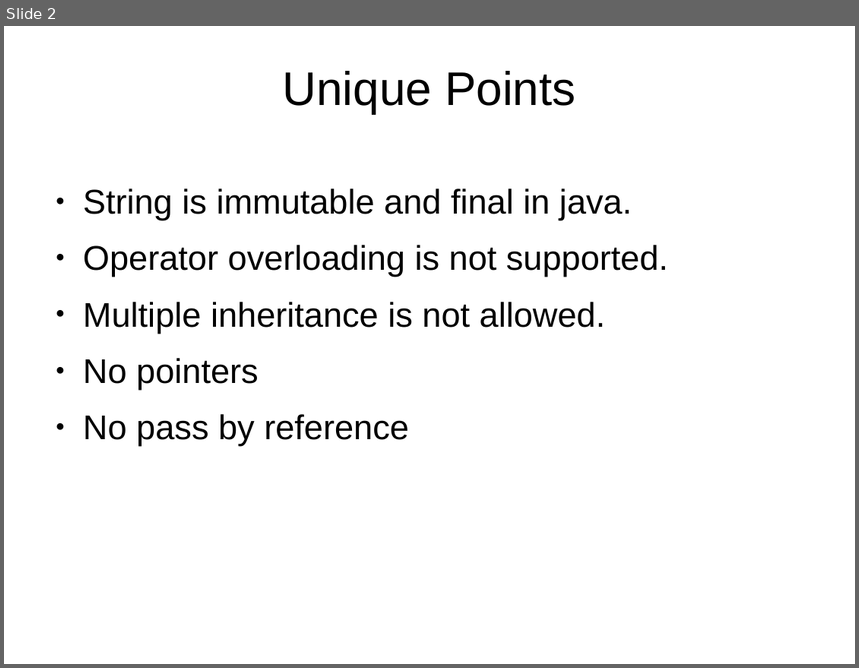
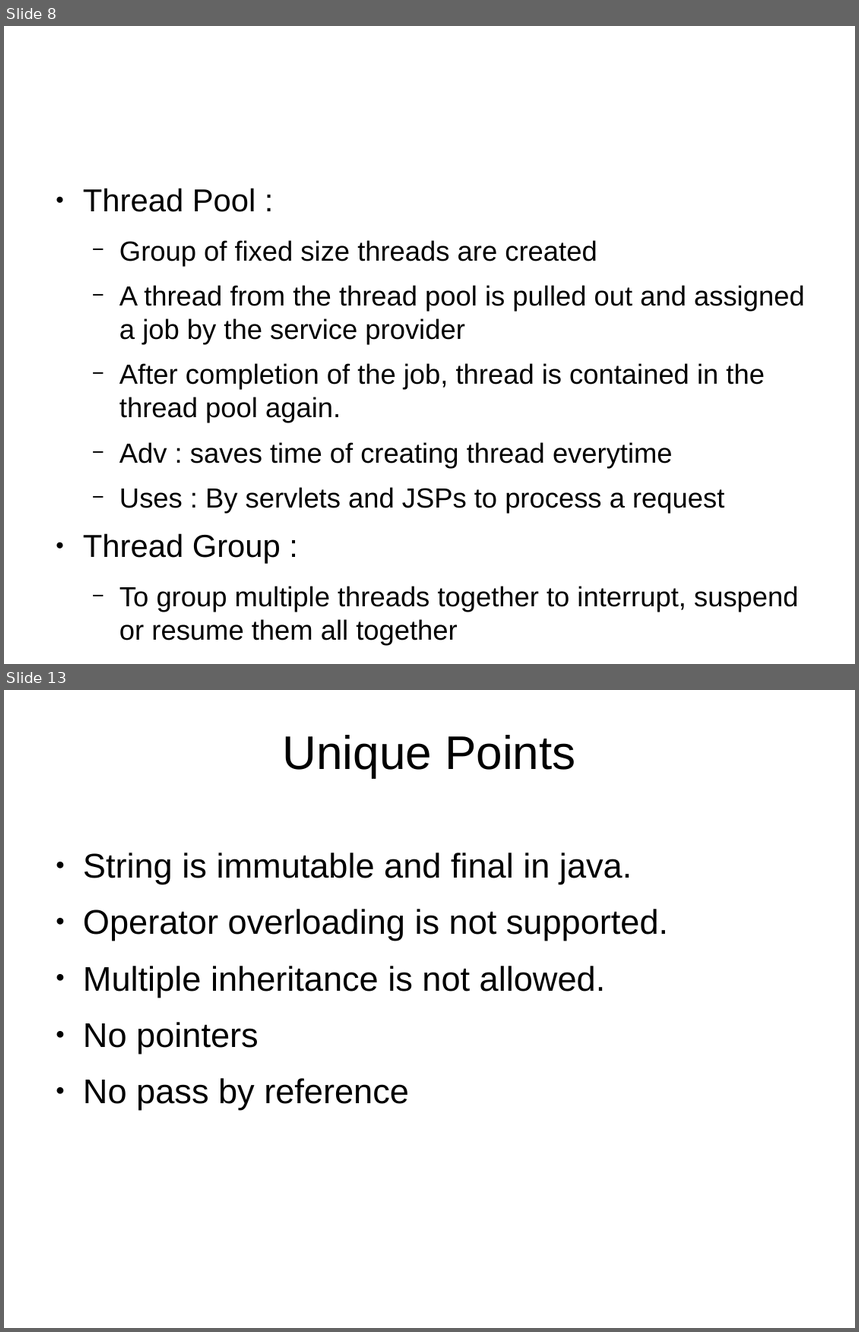
Before and after one commit to tanmayrajani/Internship_PreWork, a slide deck: Java/Java_Notes.odp. Shown one above the other, each under a label of ours: slide 2 before the commit, slides 8 and 13 after it; the slides between them are not shown. The pictures are 859x668 and 859x1332 pixels, drawn with LibreOffice and Linux fonts; fonts in the diff are those of the drawing; background and template pictures are left out. Boxes give left, top, right and bottom in pixels: in the first picture for what was removed or moved away, otherwise in the second. Text is boxed around its words. In the diff, an @@ line names an element or a change of style, - is before the commit and + after.

```diff
--- a/Java/Java_Notes.odp
+++ b/Java/Java_Notes.odp
@@ slide 8 added at [4,26,855,664], background picture (left out) @@
@@ text added at [83,188,805,645], 25.8 pt, text #000000 @@
+● Thread Pool :
+  − Group of fixed size threads are created
+  − A thread from the thread pool is pulled out and assigned a job by the service provider
+  − After completion of the job, thread is contained in the thread pool again.
+  − Adv : saves time of creating thread everytime
+  − Uses : By servlets and JSPs to process a request
+● Thread Group :
+  − To group multiple threads together to interrupt, suspend or resume them all together
@@ what was slide 2 is now slide 13 @@
```
Also in this commit, not shown: 10 other slides added, 4 other files.
